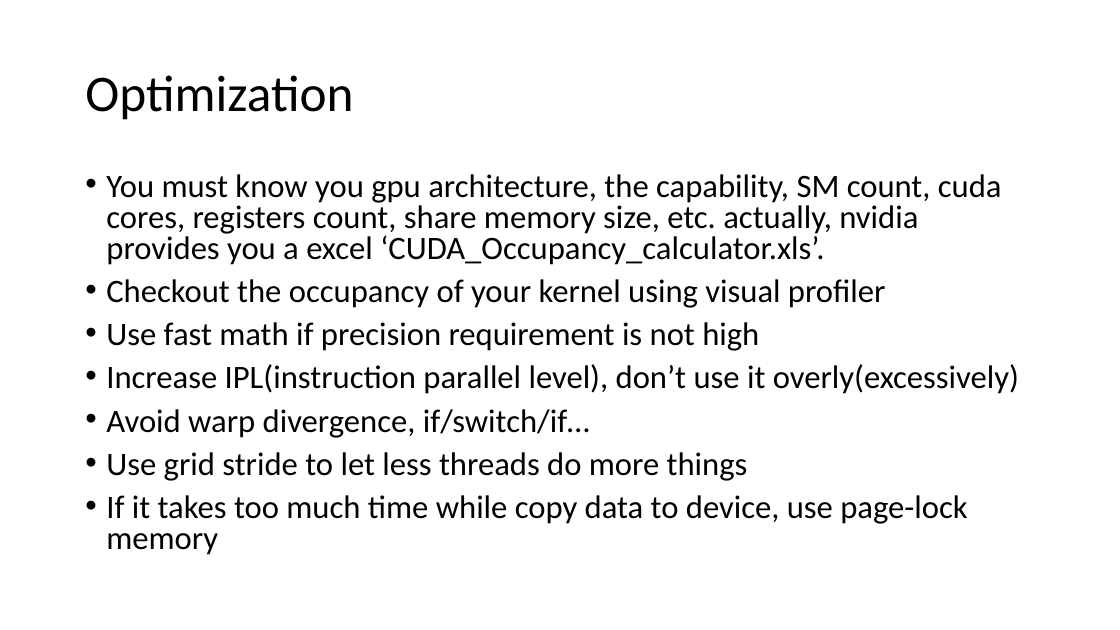
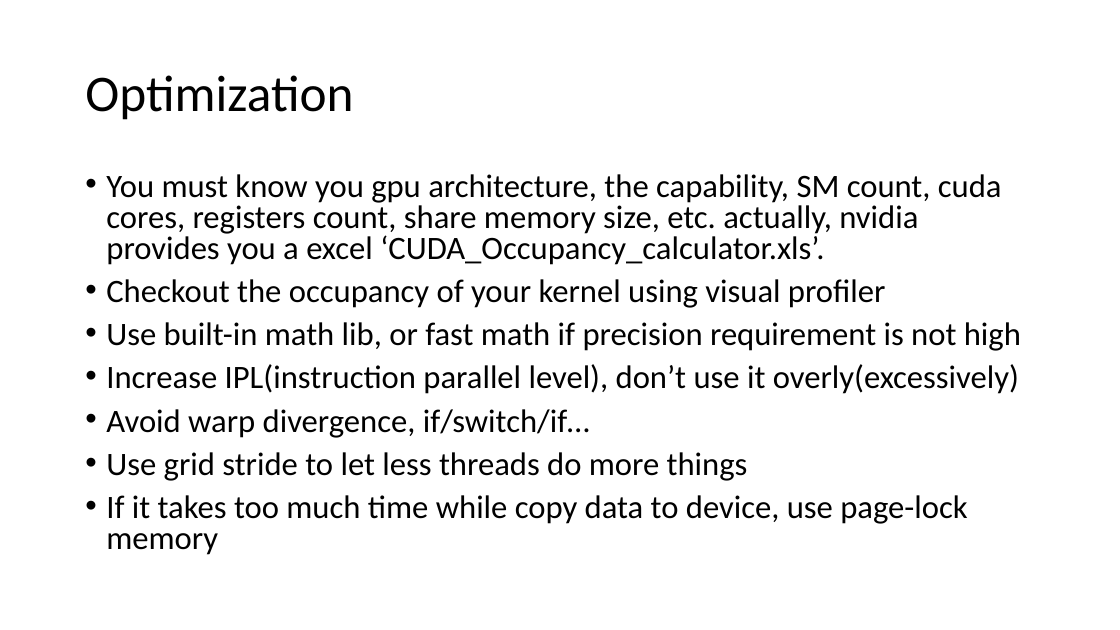
Before and after one commit to Dengjianping/JenkinsTest, a slide deck: slide 6 of cuda_leaning.pptx. Drawn at 1120x630 pixels with LibreOffice and Linux fonts; fonts in the diff are those of the drawing. Boxes give left, top, right and bottom in pixels: in the first picture for what was removed or moved away, otherwise in the second. Text is boxed around its words. In the diff, an @@ line names an element or a change of style, - is before the commit and + after.

Commit message:
add some optimization method again

```diff
--- a/cuda_leaning.pptx
+++ b/cuda_leaning.pptx
@@ text at <box>106,322,1021,351</box>: text changed @@
-• Use fast math if precision requirement is not high
+• Use built-in math lib, or fast math if precision requirement is not high
```
Also in this commit, not shown: 2 other slides changed, 1 slide added.
